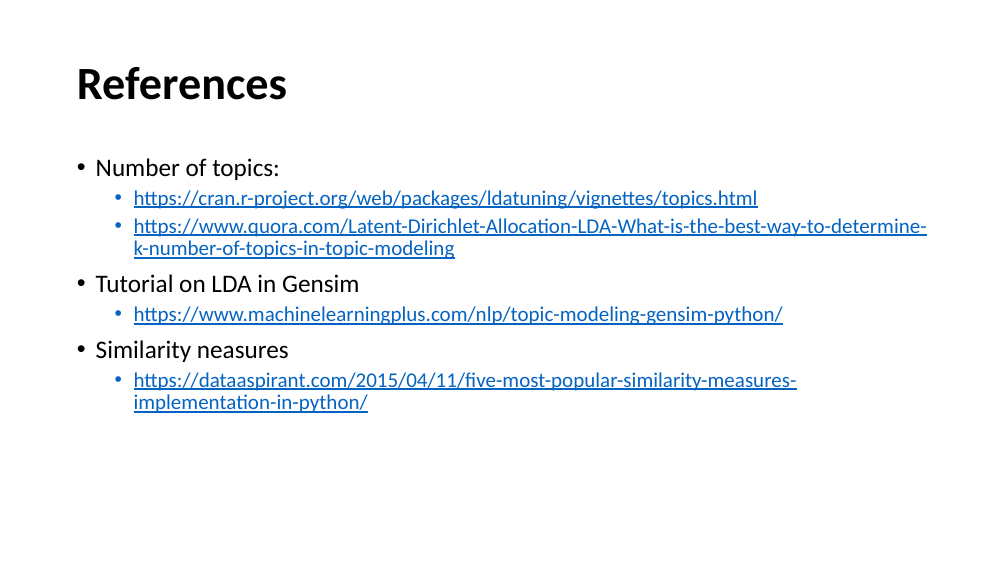
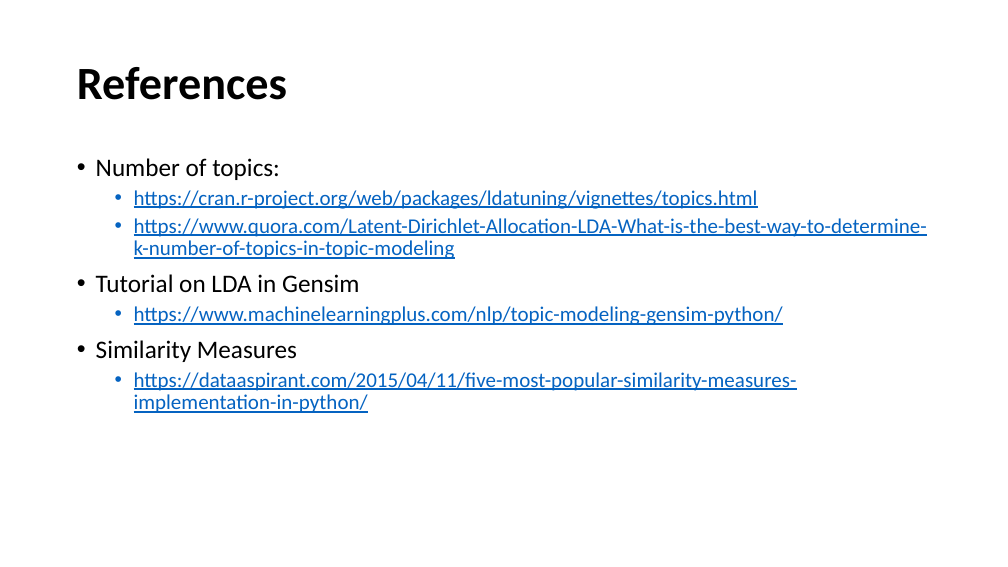
Before and after one commit to ANLY580/lectures, a slide deck: slide 21 of 8-topic-models/ANLY580_Fall2019_TopicModels.pptx (slide 14 before the commit). Drawn at 1008x567 pixels with LibreOffice and Linux fonts; fonts in the diff are those of the drawing. Boxes give left, top, right and bottom in pixels: in the first picture for what was removed or moved away, otherwise in the second. Text is boxed around its words. In the diff, an @@ line names an element or a change of style, - is before the commit and + after.

```diff
--- a/8-topic-models/ANLY580_Fall2019_TopicModels.pptx
+++ b/8-topic-models/ANLY580_Fall2019_TopicModels.pptx
@@ text at <box>96,340,297,362</box>: text changed @@
-• Similarity neasures
+• Similarity Measures
```
Also in this commit, not shown: 4 other slides changed, 8 slides added, 1 slide removed, 2 other files.
